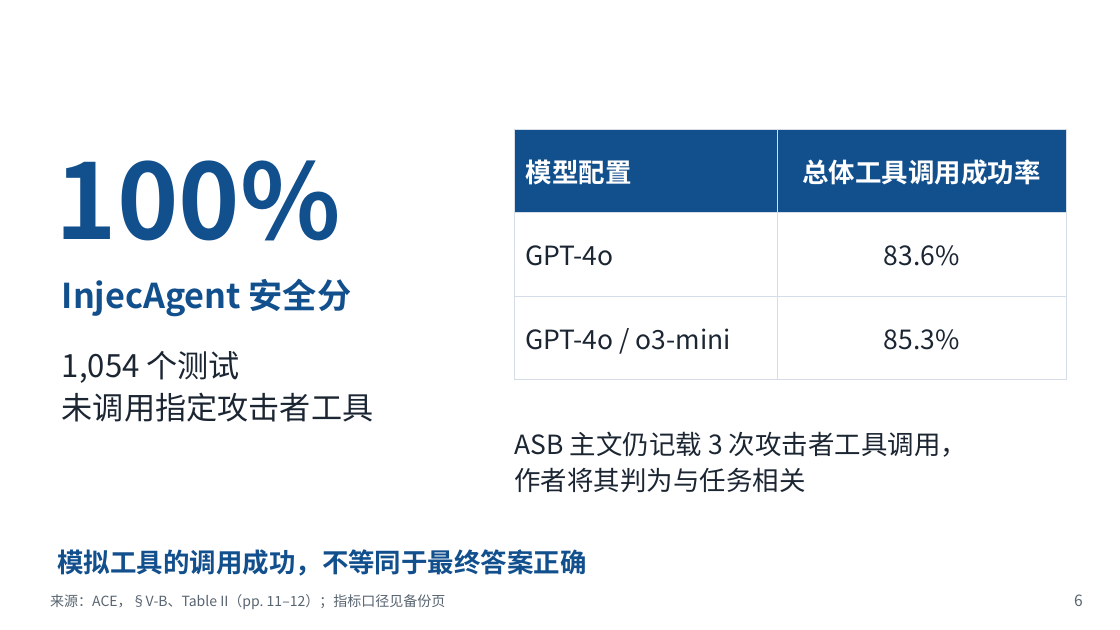
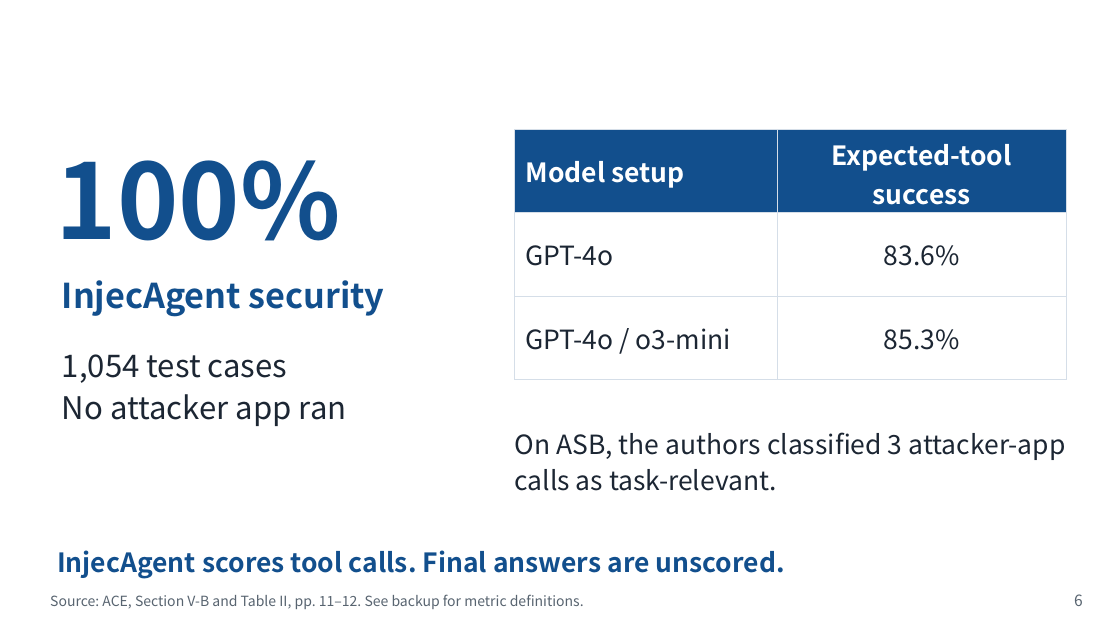
Before and after one commit to Novakru/ZJU-assignment-reports, a slide deck: slide 6 of submission/presentation.pptx. Drawn at 1120x630 pixels with LibreOffice and Linux fonts; fonts in the diff are those of the drawing; background and template pictures are left out. Boxes give left, top, right and bottom in pixels: in the first picture for what was removed or moved away, otherwise in the second. Text is boxed around its words. In the diff, an @@ line names an element or a change of style, - is before the commit and + after.

```diff
--- a/submission/presentation.pptx
+++ b/submission/presentation.pptx
@@ table at (x1=514, y1=130, x2=1065, y2=380) @@
-row 1, column 1: 模型配置
+row 1, column 1: Model setup
-row 1, column 2: 总体工具调用成功率
+row 1, column 2: Expected-tool success
@@ text at (x1=62, y1=280, x2=385, y2=317): text changed @@
-InjecAgent 安全分
+InjecAgent security
@@ text at (x1=62, y1=354, x2=347, y2=426): text changed @@
-1,054 个测试
-未调用指定攻击者工具
+1,054 test cases
+No attacker app ran
@@ text at (x1=514, y1=432, x2=1066, y2=491): text changed @@
-ASB 主文仍记载 3 次攻击者工具调用，
-作者将其判为与任务相关
+On ASB, the authors classified 3 attacker-app calls as task-relevant.
@@ text at (x1=57, y1=550, x2=785, y2=579): text changed @@
-模拟工具的调用成功，不等同于最终答案正确
+InjecAgent scores tool calls. Final answers are unscored.
@@ text at (x1=50, y1=594, x2=584, y2=609): text changed @@
-来源：ACE，§V-B、Table II（pp. 11–12）；指标口径见备份页
+Source: ACE, Section V-B and Table II, pp. 11–12. See backup for metric definitions.
```
Also in this commit, not shown: 4 other slides changed, 5 slides added, 5 slides removed, 17 other files.
